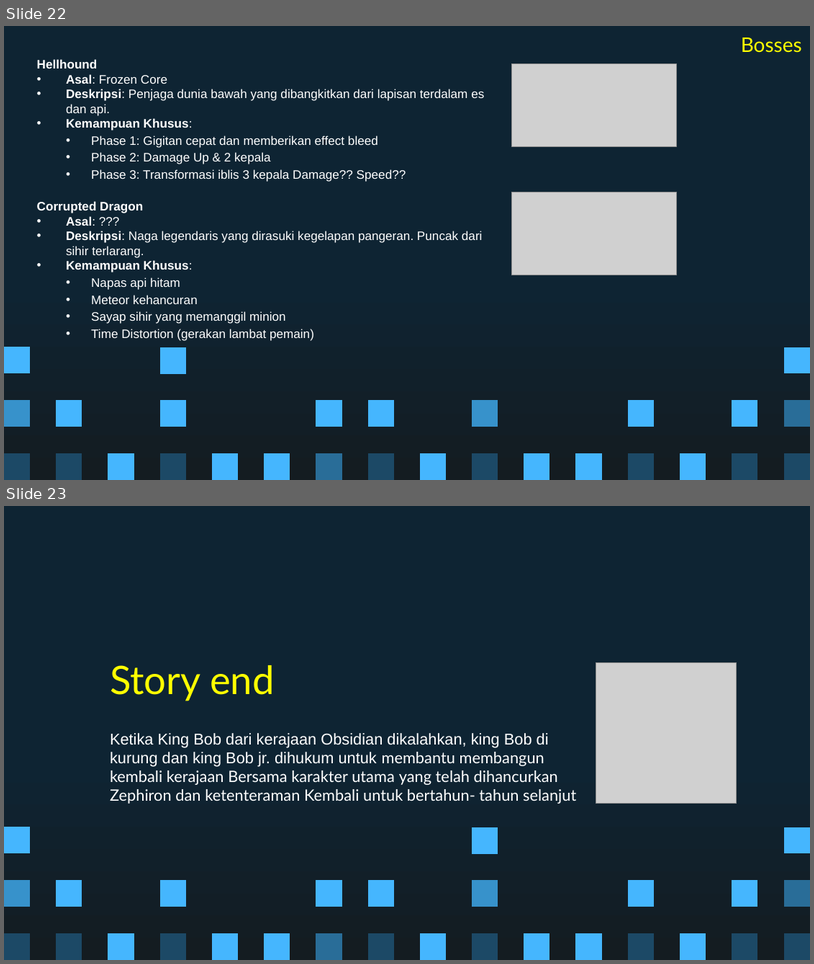
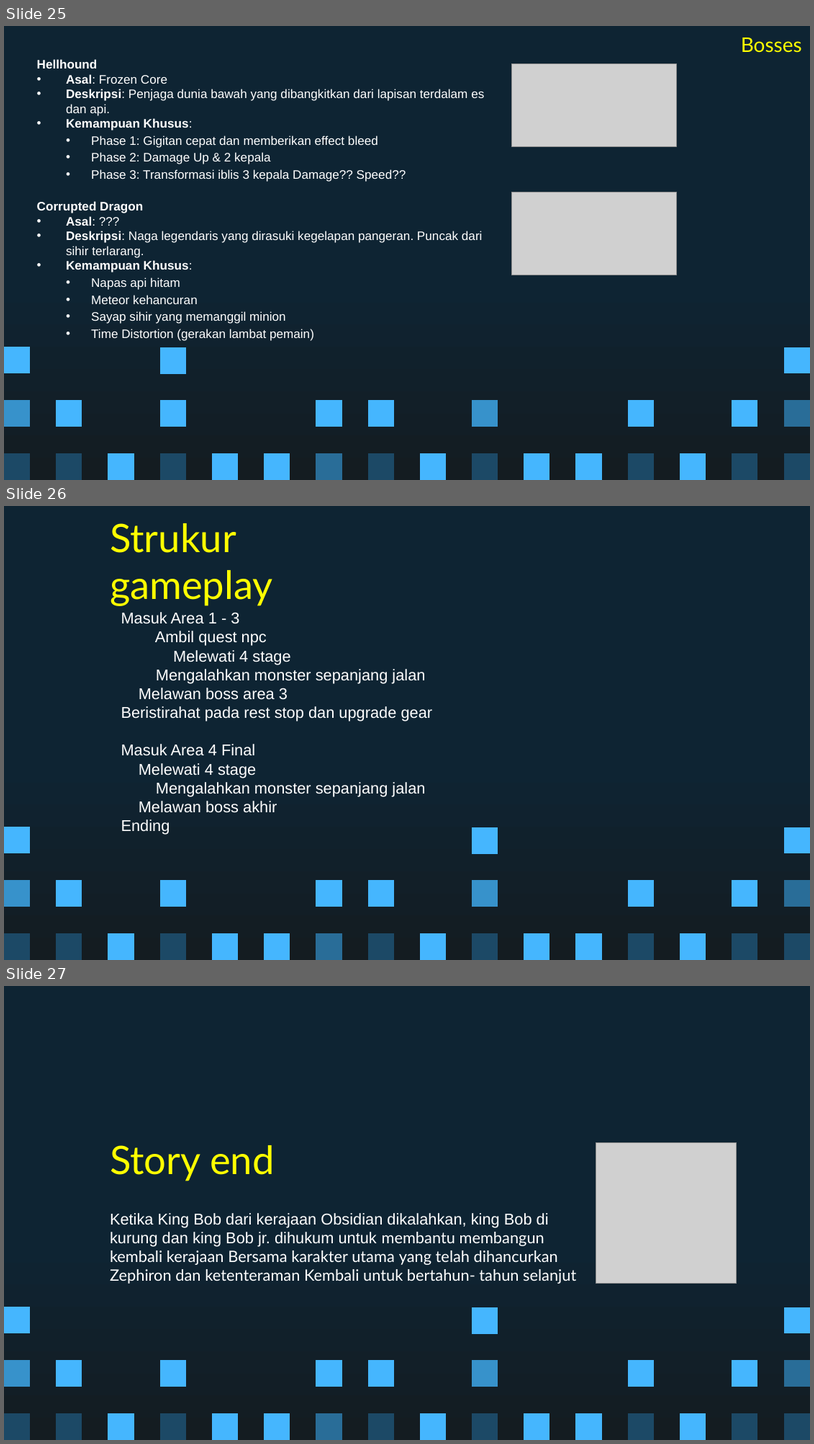
Before and after one commit to Ricardhad/gameProgProject, a slide deck: Super Pixel Vintage Gaming by Slidesgo.pptx. Shown one above the other, each under a label of ours: slides 22 and 23 before the commit, slides 25, 26 and 27 after it. The pictures are 814x964 and 814x1444 pixels, drawn with LibreOffice and Linux fonts; fonts in the diff are those of the drawing; grey boxes stand for pictures. Boxes give left, top, right and bottom in pixels: in the first picture for what was removed or moved away, otherwise in the second. Text is boxed around its words. In the diff, an @@ line names an element or a change of style, - is before the commit and + after.

```diff
--- a/Super Pixel Vintage Gaming by Slidesgo.pptx
+++ b/Super Pixel Vintage Gaming by Slidesgo.pptx
@@ slide 26 added at (4, 506, 810, 960), background gradient #0E2433 to #141C21; not listed: 28 template elements that a slide beside it also shows @@
@@ title added at (110, 523, 273, 606), 35 pt, text #FFFF00 @@
+Strukur gameplay
@@ text added at (121, 612, 433, 834), 14 pt, text #FFFFFF @@
+Masuk Area 1 - 3
+Ambil quest npc
+Melewati 4 stage
+Mengalahkan monster sepanjang jalan
+Melawan boss area 3
+Beristirahat pada rest stop dan upgrade gear
+Masuk Area 4 Final
+Melewati 4 stage
+Mengalahkan monster sepanjang jalan
+Melawan boss akhir
+Ending
@@ what was slide 22 is now slide 25 @@
@@ what was slide 23 is now slide 27 @@
```
Also in this commit, not shown: 3 other slides added.
